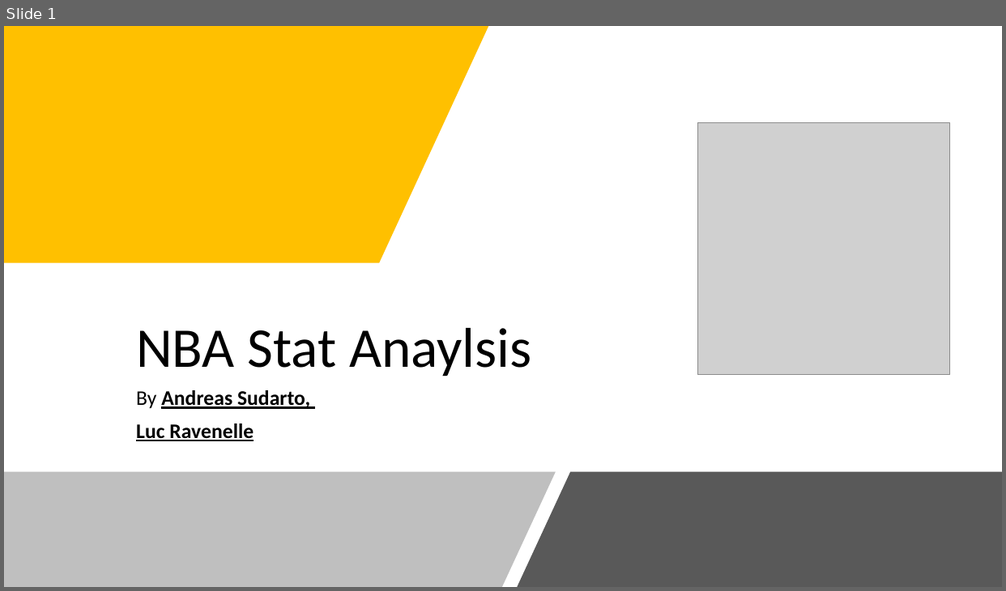
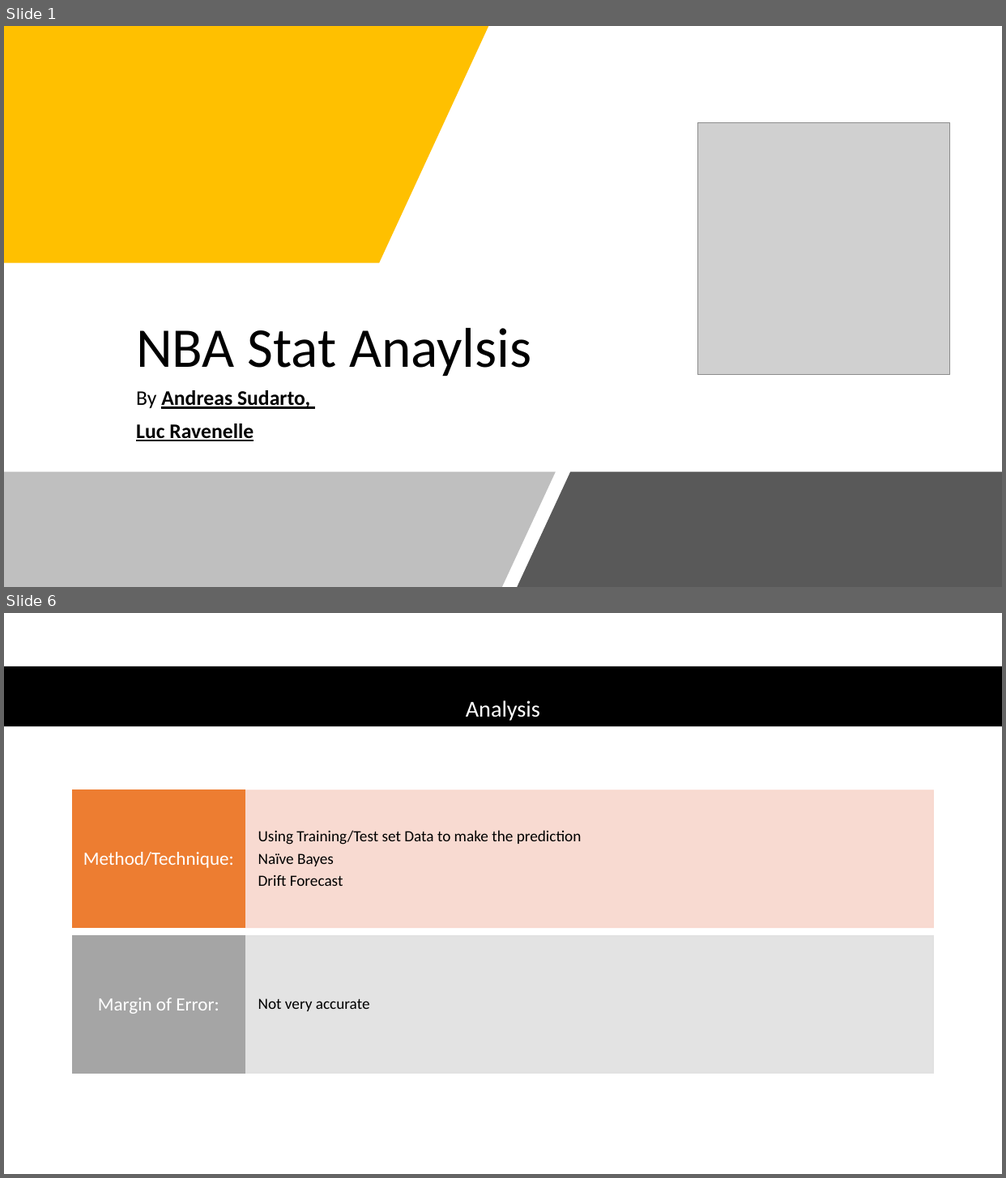
Before and after one commit to ab116893/it630_final_project, a slide deck: NBA Stat Anaylsis.pptx. Shown one above the other, each under a label of ours: slide 1 before the commit, slides 1 and 6 after it; the slides between them are not shown. The pictures are 1006x591 and 1006x1178 pixels, drawn with LibreOffice and Linux fonts; fonts in the diff are those of the drawing; grey boxes stand for pictures. Boxes give left, top, right and bottom in pixels: in the first picture for what was removed or moved away, otherwise in the second. Text is boxed around its words. In the diff, an @@ line names an element or a change of style, - is before the commit and + after.

```diff
--- a/NBA Stat Anaylsis.pptx
+++ b/NBA Stat Anaylsis.pptx
@@ slide 6 added at (4,613,1002,1174), background #FFFFFF @@
@@ rectangle added at (4,666,1002,726), fill #000000 @@
@@ title added at (466,700,540,721), 22 pt, text #FFFFFF @@
+Analysis
@@ group added at (73,790,934,1074): 4 rectangles, 4 texts @@
+Using Training/Test set Data to make the prediction
+Naïve Bayes
+Drift Forecast
+Method/Technique:
+Not very accurate
+Margin of Error:
```
Also in this commit, not shown: 5 other slides added, 4 slides removed.
